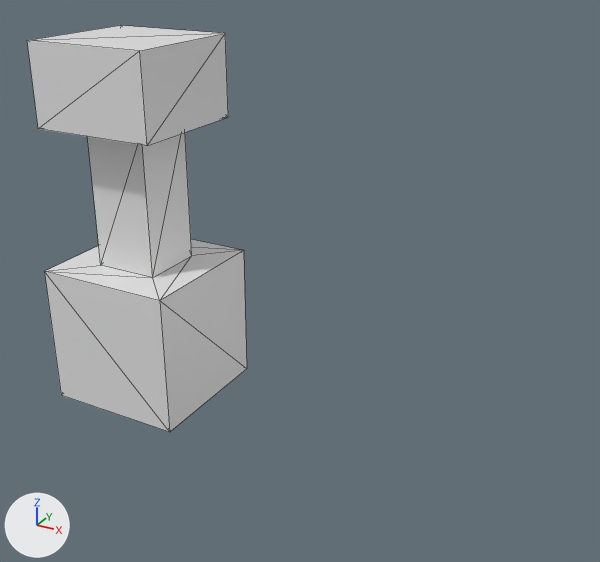
What one commit did to the glTF model assets/Cubes.gltf.
One viewpoint serves both versions: a camera (50 mm lens) standing at (7.25, -8.63, 5.52) and looking at (2.83, -0.59, 1.5). The lights are fixed; the arrows at lower left show +X, +Y and +Z. Mesh edges are drawn as thin lines.

The older version as bpy lines, for what is in view:
```python
mat_material = principled_material('Material')
mat_material.base_color = (0.8, 0.8, 0.8)  # white #e7e7e7
mat_material.roughness = 0.4
me_cube = bpy.data.meshes.new('Cube')
me_cube.from_pydata(...)  # 24 vertices, 44 faces; spans x -1.0..1.0, y -1.0..1.0, z -1.0..4.1
me_cube.materials.append(mat_material)  # white #e7e7e7
ob_cubesimple = bpy.data.objects.new('CubeSimple', me_cube)
ob_cubesimple.location = (0.0, 0.0, 0.0)
```
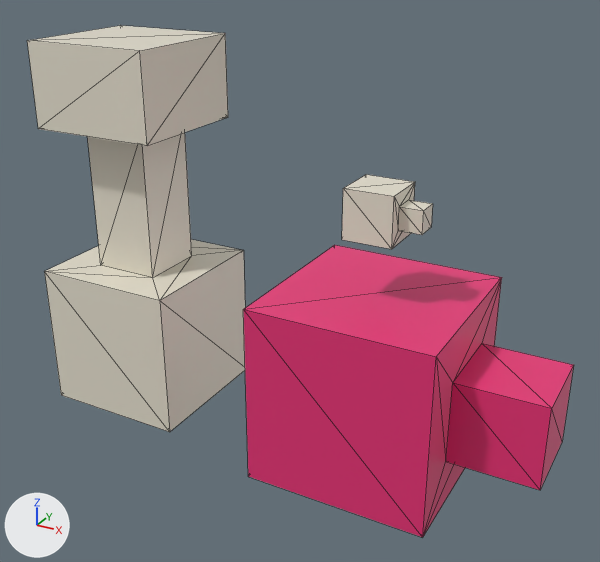
The newer file is also turned or shifted as a whole; pictures and numbers use the older file's frame.

Where the change shows, as pixel boxes (x1, y1, x2, y2) in the pictures (600 x 562 px):
'Cube.001', added: after (243, 174, 574, 537)
    faces in mat_material_001 (pink #e73277): (243, 245, 574, 537)
    faces in mat_material (white #e7e1d0): (342, 174, 433, 249)
'CubeSimple', recoloured: (27, 25, 247, 432) in both

The edits, one by one:
Material 'Material' (mat_material) changes colour from white #e7e7e7 to white #e7e1d0; in linear values from (0.8, 0.8, 0.8) to (0.8, 0.756, 0.633).
Material 'Material.001' (mat_material_001) is new.
Its base color is (0.8, 0.0324, 0.184) (pink #e73277).
Its roughness is 0.4.
Mesh me_cube_001 is new.
It has 32 vertices, 56 faces and spans x -1.0..1.94, y -1.0..1.0, z -1.0..2.18.
Faces by material slot: [28, 28].
It uses material mat_material_001 (pink #e73277).
It uses material mat_material (white #e7e1d0).
Object 'Cube.001' (ob_cube_001) is new; it shows me_cube_001.
Its location is (4.2, -1.42, 0.98).
